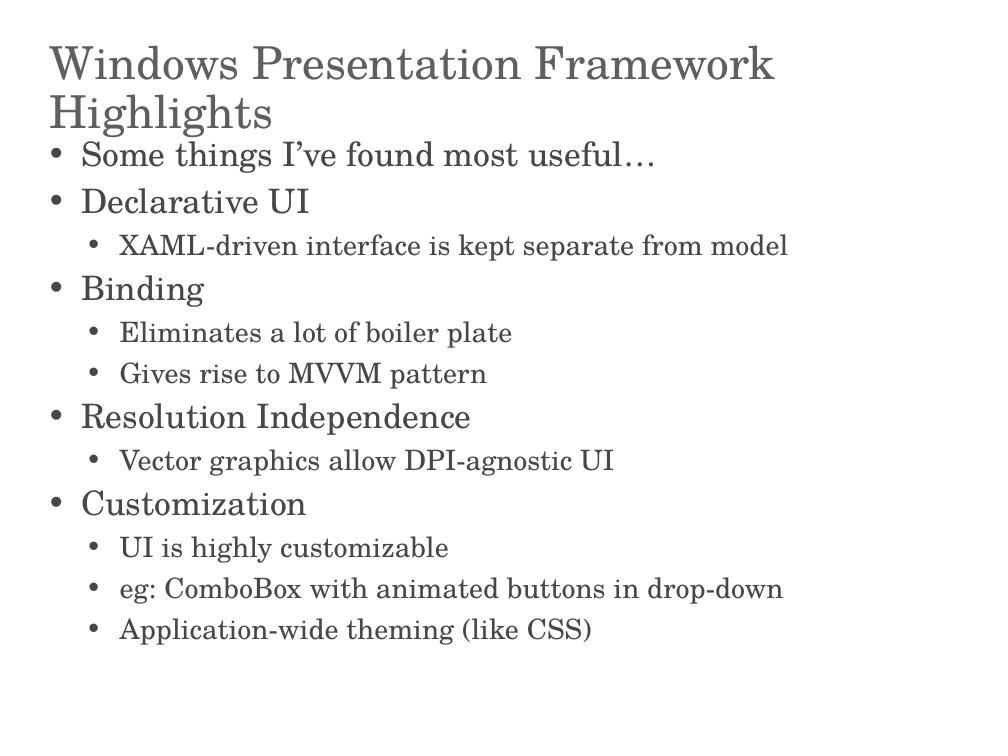
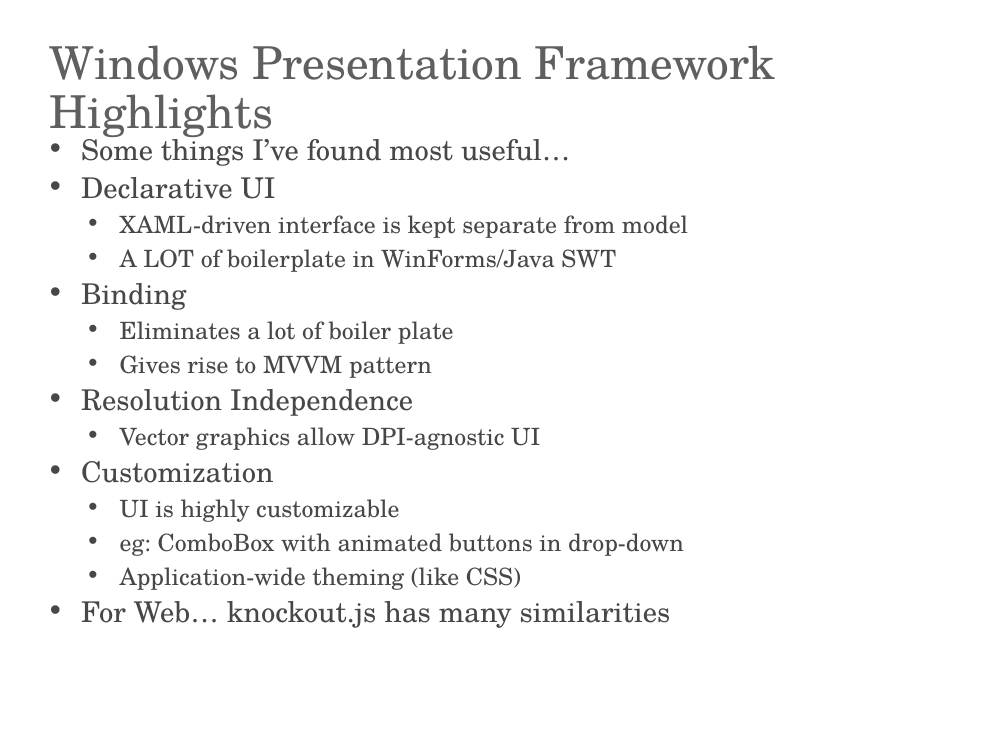
Before and after one commit to kaidon/wpfPresentation, a slide deck: slide 4 of WpfAndMvvm.pptx. Drawn at 1008x756 pixels with LibreOffice and Linux fonts; fonts in the diff are those of the drawing; background and template pictures are left out. Boxes give left, top, right and bottom in pixels: in the first picture for what was removed or moved away, otherwise in the second. Text is boxed around its words. In the diff, an @@ line names an element or a change of style, - is before the commit and + after.

Commit message:
Simplify RelayCommand to have no parameter for demo. Highlight discussed features in the powerpoint.

```diff
--- a/WpfAndMvvm.pptx
+++ b/WpfAndMvvm.pptx
@@ text at <box>81,132,688,590</box>: size 24 to 20.4 pt in "Some things I’ve found most useful…", "Declarative UI", "Binding", "Resolution Independence" and 1 more places; size 20 to 17 pt in "XAML-driven interface is kept separate from model", "Eliminates a lot of boiler plate", "Gives rise to MVVM pattern", "Vector graphics allow DPI-agnostic UI" and 3 more places; line spacing 0.8 to 0.7 @@
@@ text at <box>120,249,616,272</box>: paragraph added @@
+  • A LOT of boilerplate in WinForms/Java SWT
@@ text at <box>81,601,671,628</box>: paragraph added @@
+• For Web… knockout.js has many similarities
```
Also in this commit, not shown: 1 slide added, 4 other files.
